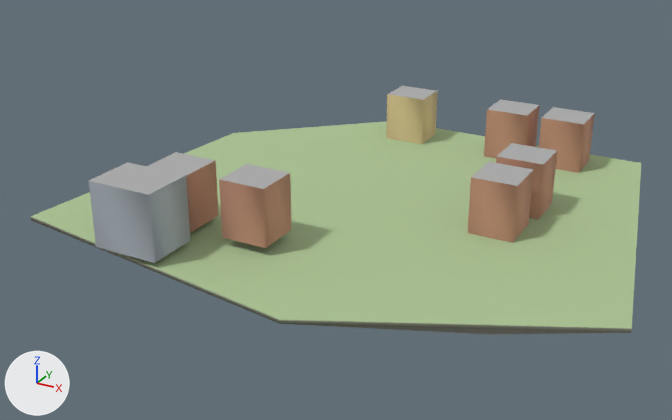
The glTF model godot_project/remake/sky/islands/SKY-004.lod2.glb: old version first, new version second.
Both versions are drawn from a 50 mm lens placed at (156.0, -318.0, 151.0), pointed at (-15.0, -7.0, -4.0). Every picture has the same lights, and +X, +Y and +Z are marked at lower left. The picture after the commit comes second. Vertices at exactly the same position are counted once.

Names of what the first picture shows: 'buildings', 'deck', 'rock'.
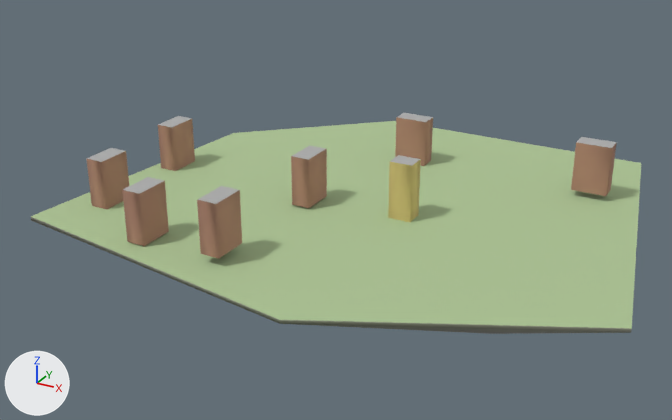
Pixel boxes [x1, y1, x2, y2] of what changed, in the pictures (672 x 420 px; the box of a moved part takes in the faces that stretch with it):
'buildings', reshaped, recoloured (17% shorter): before [89, 86, 595, 263]; after [87, 113, 617, 259]
part 1 of me_buildings, moved or reshaped: before [89, 162, 191, 263]; after [388, 155, 421, 222]
part 2 of me_buildings, moved or reshaped: before [496, 143, 557, 219]; after [291, 145, 327, 208]
part 3 of me_buildings, moved or reshaped: before [468, 162, 534, 243]; after [122, 177, 169, 246]
part 4 of me_buildings, moved or reshaped: before [219, 164, 291, 248]; after [571, 137, 617, 196]
part 5 of me_buildings, moved or reshaped: before [484, 99, 540, 158]; after [87, 148, 129, 209]
part 6 of me_buildings, moved or reshaped: before [539, 107, 595, 173]; after [158, 116, 195, 171]
part 7 of me_buildings, moved or reshaped: before [147, 152, 219, 233]; after [197, 186, 242, 259]
part 8 of me_buildings, moved or reshaped: before [386, 86, 438, 144]; after [395, 113, 433, 166]
part 9 of me_buildings, recoloured: before [186, 105, 595, 248]; after [87, 119, 617, 259]
part 10 of me_buildings, recoloured: before [89, 175, 191, 263]; after [388, 159, 421, 222]
part 11 of me_buildings, recoloured: before [386, 91, 438, 144]; after [395, 117, 433, 166]

The change in detail:
me_buildings is used by ob_buildings; location (0.0, 0.0, 0.0).
me_buildings had 64 vertices, 80 faces and spanned x -69.0..64.0, y -91.0..91.0, z 0.0..28.0.
me_buildings now has 64 vertices, 80 faces and spans x -102.0..83.0, y -80.0..55.0, z 0.0..25.0.
me_buildings part 1: the loose piece of 8 vertices spanning x -69.0..-42.0, y -91.0..-70.0, z 2.0..28.0 is scaled about its middle by (0.352, 0.381, 0.927), then moved by (71.0, 73.0, -3.0).
me_buildings part 2: the loose piece of 8 vertices spanning x 45.0..64.0, y 15.0..33.0, z 0.0..23.0 is scaled about its middle by (0.421, 0.806, 0.907), then moved by (-79.0, -37.0, 0.0).
me_buildings part 3: the loose piece of 8 vertices spanning x 44.0..62.0, y -10.0..9.0, z 0.0..23.0 is scaled about its middle by (0.444, 0.763, 0.907), then moved by (-113.0, -72.0, 0.0).
me_buildings part 4: the loose piece of 8 vertices spanning x -31.0..-12.0, y -65.0..-47.0, z 4.0..27.0 is scaled about its middle by (0.763, 0.444, 0.907), then moved by (97.0, 105.0, -2.0).
me_buildings part 5: the loose piece of 8 vertices spanning x 20.0..39.0, y 73.0..91.0, z 0.0..23.0 is scaled about its middle by (0.421, 0.806, 0.907), then moved by (-125.0, -134.0, -1.0).
me_buildings part 6: the loose piece of 8 vertices spanning x 45.0..64.0, y 73.0..91.0, z 0.0..23.0 is scaled about its middle by (0.421, 0.806, 0.907), then moved by (-153.0, -86.0, -1.0).
me_buildings part 7: the loose piece of 8 vertices spanning x -65.0..-46.0, y -65.0..-47.0, z 2.0..25.0 is scaled about its middle by (0.421, 0.806, 0.907), then moved by (29.0, -17.0, 0.0).
me_buildings part 8: the loose piece of 8 vertices spanning x -31.0..-12.0, y 74.0..91.0, z 0.0..22.0 is scaled about its middle by (0.763, 0.471, 0.923), then moved by (15.0, -31.0, 0.0).
me_buildings part 9: 48 faces centred in x -65.0..64.0, y -65.0..91.0, z 7.0..19.0 are repainted in the vertex colours; the middle colour goes from brown #c49179 to brown #b48872.
me_buildings part 10: 8 faces centred in x -69.0..-42.0, y -91.0..-70.0, z 11.0..20.0 are repainted in the vertex colours; the middle colour goes from grey #adb6bd to yellow #d6c27a.
me_buildings part 11: 8 faces centred in x -31.0..-12.0, y 74.0..91.0, z 7.0..15.0 are repainted in the vertex colours; the middle colour goes from beige #ddc695 to brown #b48872.
